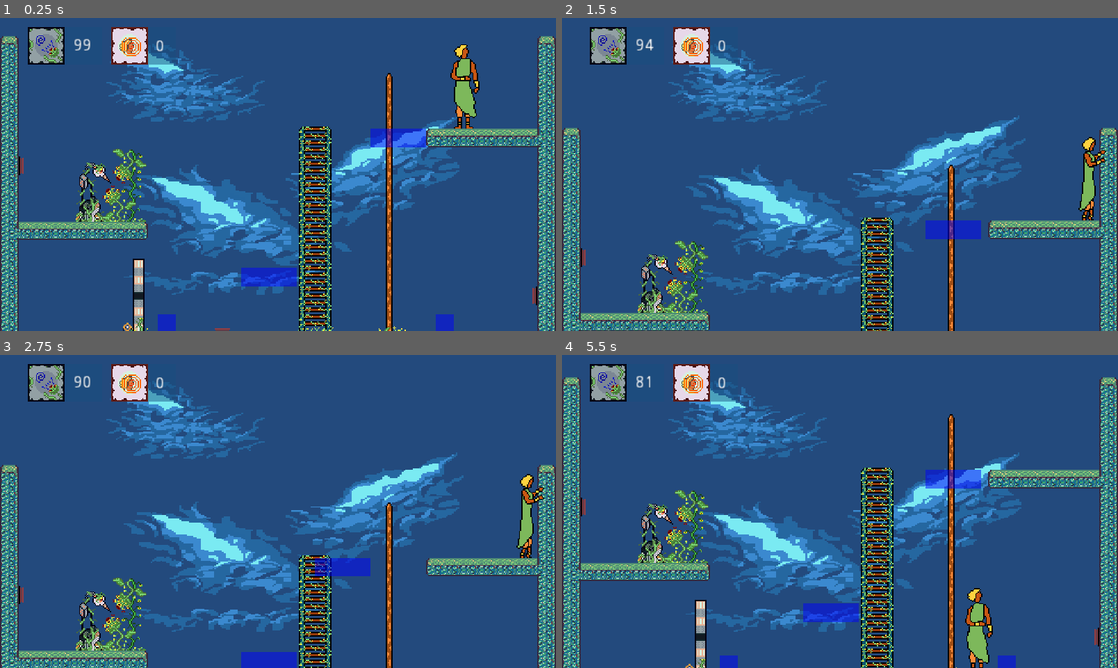
Above: before the commit, frames 1-4 (two rows, left to right).
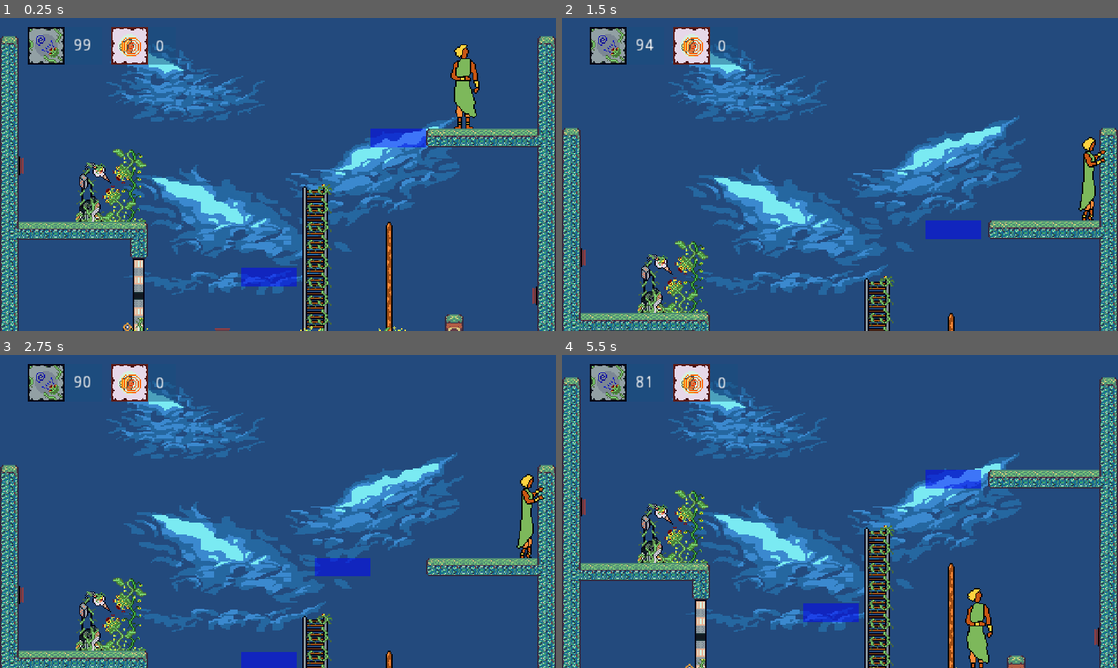
Above: after the commit, the same moments.

Repository: dlbike76/SolarPunk-Jam-2
Game: Godot game, scene res://Source/Levels/Level_Template.tscn
The game is run twice, just before and just after one commit, with the same random seed, the same clock (stepped at 60 frames per second) and the same inputs.
Inputs:
- Up to frame 1 (0.25 s): no input
- Up to frame 2 (1.5 s): hold D (move_right) 0.53-1.28 s; hold Space (action) 0.53-1.28 s; hold S (move_down) from 1.28 s (still down); tap Space (action) at 1.35 s
- Up to frame 3 (2.75 s): release S (move_down) at 2.03 s; hold D (move_right) from 2.03 s (still down); hold Space (action) from 2.03 s (still down)
- Up to frame 4 (5.5 s): release D (move_right) at 2.78 s; release Space (action) at 2.78 s; hold W (move_up) 2.78-3.53 s; tap Space (action) at 2.85, 4.35 s; hold Space (action) 3.53-4.28 s; hold A (move_left) 3.53-5.03 s; hold S (move_down) from 5.03 s (still down); hold Space (action) from 5.03 s (still down)

The runs differ from the first frame. In frame 1, 4.2% of the frame differs, in the area x 23-84%, y 17-100%; in frame 2, 2.2%; in frame 3, 2.2%; in frame 4, 4.0%.

Commit message:
just changed the ladder

Diff:
--- a/Source/Levels/Level_Template.tscn
+++ b/Source/Levels/Level_Template.tscn
@@ -22,25 +22,24 @@
 
 [node name="Level02" type="Node2D"]
 
-[node name="LaddersTiles" type="TileMap" parent="."]
-position = Vector2( 0, 4 )
+[node name="LadderTile" type="TileMap" parent="."]
 tile_set = ExtResource( 8 )
-cell_size = Vector2( 32, 18 )
+cell_size = Vector2( 32, 16 )
 cell_quadrant_size = 18
 format = 1
-tile_data = PoolIntArray( 262152, 0, 0, 327688, 0, 65536, 393224, 0, 65536, 458760, 0, 65536, 524296, 0, 65536, 589832, 0, 65536, 655368, 0, 65536, 720904, 0, 65536, 786440, 0, 65536, 851976, 0, 131072 )
+tile_data = PoolIntArray( 524296, 0, 0, 589832, 0, 65536, 655368, 0, 65536, 720904, 0, 65536, 786440, 0, 65536, 851976, 0, 65536, 917512, 0, 65536, 983048, 0, 131072 )
 
-[node name="Ground" type="TileMap" parent="."]
+[node name="GroundTile" type="TileMap" parent="."]
 tile_set = ExtResource( 2 )
 cell_size = Vector2( 16, 16 )
 format = 1
-tile_data = PoolIntArray( 0, 1, 0, 29, 1, 0, 65536, 1, 65536 …(524 unchanged characters)… , 196610, 655366, 1, 196610, 655367, 1, 196611, 655389, 1, 65536, 720896, 1, 65536, 720925, 1, 65536, 786432, 1, 65536, 786461, 1, 65536, 851968, 1, 65536, 851997, 1, 65536, 917504, 1, 65536, 917533, 1, 65536, 983040, 1, 65536, 983069, 1, 65536, 1048576, 1, 131073,  …(580 unchanged characters)…
+tile_data = PoolIntArray( 0, 1, 0, 29, 1, 0, 65536, 1, 65536 …(524 unchanged characters)… , 196610, 655366, 1, 196610, 655367, 1, 3, 655389, 1, 65536, 720896, 1, 65536, 720903, 1, 131072, 720925, 1, 65536, 786432, 1, 65536, 786461, 1, 65536, 851968, 1, 65536, 851997, 1, 65536, 917504, 1, 65536, 917533, 1, 65536, 983040, 1, 65536, 983064, 0, 196608, 983069, 1, 65536, 1048576, 1, 131073,  …(580 unchanged characters)…
 
-[node name="Vine" type="TileMap" parent="."]
+[node name="VinePoleTile" type="TileMap" parent="."]
 tile_set = ExtResource( 10 )
 cell_size = Vector2( 32, 32 )
 format = 1
-tile_data = PoolIntArray( 65546, 0, 0, 131082, 0, 65536, 196618, 0, 65536, 262154, 0, 65536, 327690, 0, 65536, 393226, 0, 65536, 458762, 0, 131072 )
+tile_data = PoolIntArray( 327690, 0, 0, 393226, 0, 65536, 458762, 0, 131072 )
 
 [node name="Player" parent="." instance=ExtResource( 1 )]
 position = Vector2( 400, 40 )
@@ -99,14 +98,14 @@
 [node name="Ladders" type="Node" parent="."]
 
 [node name="Ladder" parent="Ladders" instance=ExtResource( 7 )]
-position = Vector2( 264, 78.5 )
+position = Vector2( 264, 152 )
 
 [node name="Hitbox" parent="Ladders/Ladder" index="0"]
 visible = false
 position = Vector2( 6.2363, 0 )
 pixels = "1 pixel"
 width = 4
-height = 180
+height = 90
 
 [node name="Objects" type="Node" parent="."]
 
@@ -117,6 +116,9 @@
 
 [node name="Door" parent="Doors" instance=ExtResource( 19 )]
 position = Vector2( 112, 224 )
+
+[node name="Hitbox" parent="Doors/Door" index="1"]
+visible = false
 
 [node name="Machines" type="Node" parent="."]
 
@@ -167,7 +169,8 @@
 [node name="GameOverMenu" parent="UI" instance=ExtResource( 16 )]
 
 [node name="Charger" parent="." instance=ExtResource( 17 )]
-position = Vector2( 376, 240 )
+visible = false
+position = Vector2( 384, 240 )
 
 [connection signal="options_menu_request" from="UI/GameMenu" to="Player" method="_on_GameMenu_options_menu_request"]
 [connection signal="quit_game_request" from="UI/GameMenu" to="Player" method="_on_GameMenu_quit_game_request"]
@@ -178,5 +181,7 @@
 [editable path="Walls/wall4"]
 [editable path="Walls/wall5"]
 [editable path="Ladders/Ladder"]
+[editable path="Doors/Door"]
+[editable path="Doors/Door/Wall"]
 [editable path="MovingPlatforms/MovingPlatform"]
 [editable path="MovingPlatforms/MovingPlatform2"]
--- a/Source/Resources/ladder_tileset.tres
+++ b/Source/Resources/ladder_tileset.tres
@@ -1,18 +1,18 @@
 [gd_resource type="TileSet" load_steps=2 format=2]
 
-[ext_resource path="res://Assets/Sprites/ladder.png" type="Texture" id=1]
+[ext_resource path="res://Assets/Sprites/ladder2.png" type="Texture" id=1]
 
 [resource]
-0/name = "ladder.png 0"
+0/name = "ladder2.png 0"
 0/texture = ExtResource( 1 )
 0/tex_offset = Vector2( 0, 0 )
 0/modulate = Color( 1, 1, 1, 1 )
-0/region = Rect2( 0, 0, 32, 54 )
+0/region = Rect2( 0, 0, 32, 48 )
 0/tile_mode = 1
 0/autotile/bitmask_mode = 1
 0/autotile/bitmask_flags = [ Vector2( 0, 0 ), 144, Vector2( 0, 1 ), 146, Vector2( 0, 2 ), 18 ]
 0/autotile/icon_coordinate = Vector2( 0, 0 )
-0/autotile/tile_size = Vector2( 32, 18 )
+0/autotile/tile_size = Vector2( 32, 16 )
 0/autotile/spacing = 0
 0/autotile/occluder_map = [  ]
 0/autotile/navpoly_map = [  ]
Binary file added: Assets/Sprites/ladder2.png
Not shown, added: Assets/Sprites/ladder2.png.import
